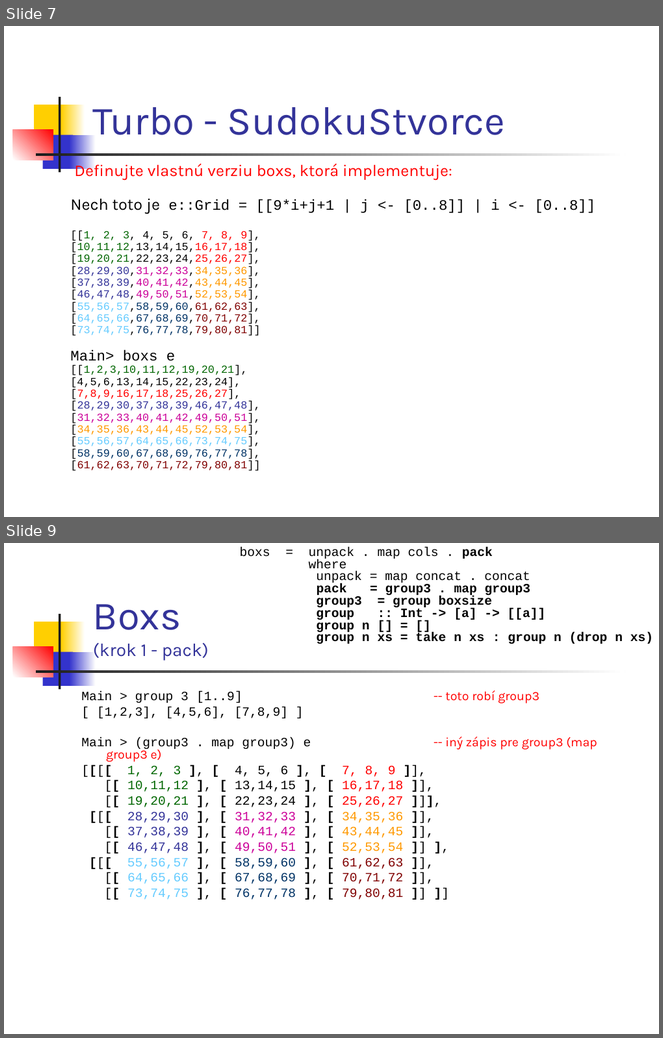
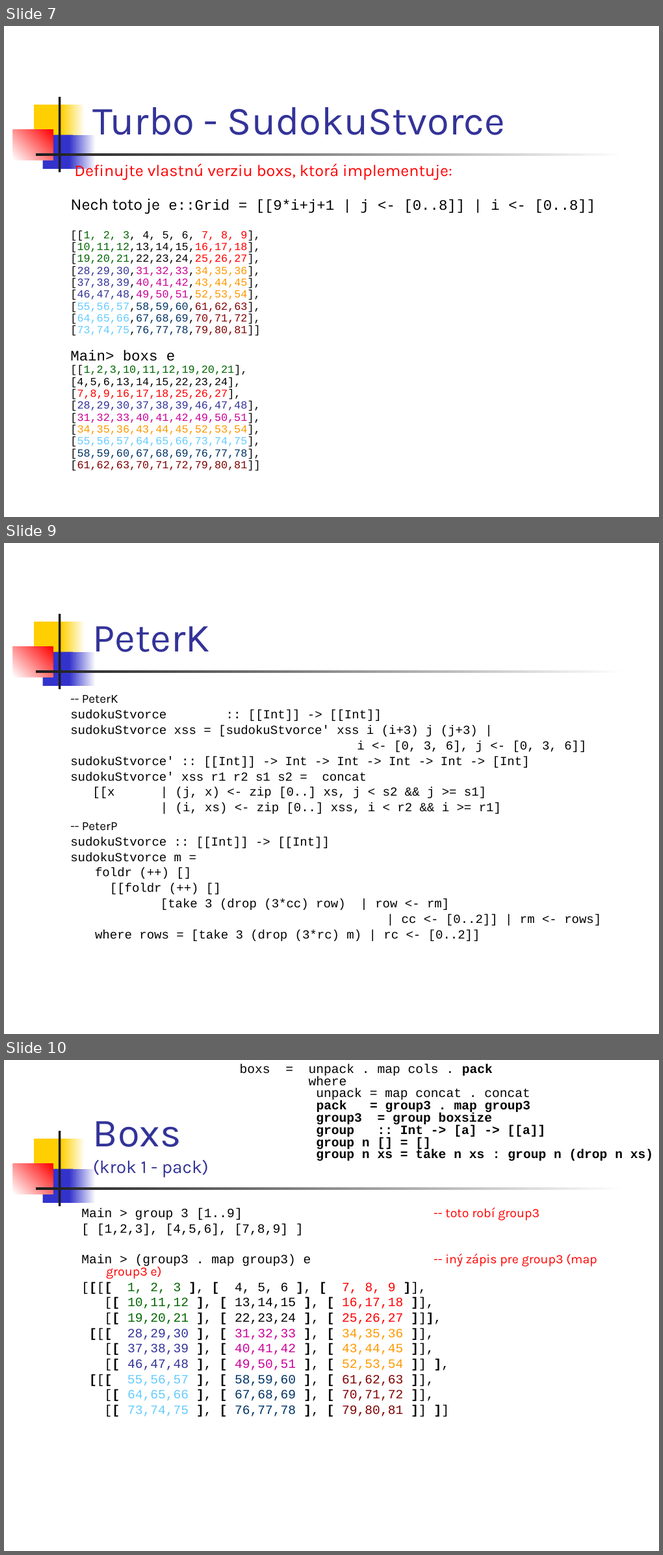
Before and after one commit to Funkcionalne/Prednasky, a slide deck: 04/04_fpro.ppt. Shown one above the other, each under a label of ours: slides 7 and 9 before the commit, slides 7, 9 and 10 after it; the slides between them are not shown. The pictures are 663x1038 and 663x1555 pixels, drawn with LibreOffice and Linux fonts; fonts in the diff are those of the drawing. Boxes give left, top, right and bottom in pixels: in the first picture for what was removed or moved away, otherwise in the second. Text is boxed around its words. In the diff, an @@ line names an element or a change of style, - is before the commit and + after.

```diff
--- a/04/04_fpro.ppt
+++ b/04/04_fpro.ppt
@@ slide 9 added at (4, 543, 659, 1034), background #FFFFFF; not listed: 7 template elements that a slide beside it also shows @@
@@ title added at (93, 626, 210, 652), 44 pt, text #333399 @@
+PeterK
@@ text added at (70, 695, 601, 941), 13.6 pt, text #000000 @@
+-- PeterK
+sudokuStvorce :: [[Int]] -> [[Int]]
+sudokuStvorce xss = [sudokuStvorce' xss i (i+3) j (j+3) |
+i <- [0, 3, 6], j <- [0, 3, 6]]
+sudokuStvorce' :: [[Int]] -> Int -> Int -> Int -> Int -> [Int]
+sudokuStvorce' xss r1 r2 s1 s2 = concat
+[[x | (j, x) <- zip [0..] xs, j < s2 && j >= s1]
+| (i, xs) <- zip [0..] xss, i < r2 && i >= r1]
+-- PeterP
+sudokuStvorce :: [[Int]] -> [[Int]]
+sudokuStvorce m =
+foldr (++) []
+[[foldr (++) []
+[take 3 (drop (3*cc) row) | row <- rm]
+| cc <- [0..2]] | rm <- rows]
+where rows = [take 3 (drop (3*rc) m) | rc <- [0..2]]
@@ what was slide 9 is now slide 10 @@
```
Also in this commit, not shown: 1 slide changed, 3 other files.
